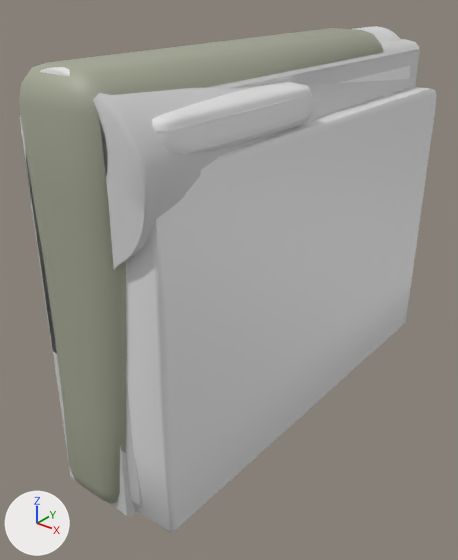
What one commit did to the glTF model models/sofas/sofa/components/armrestR.gltf.
Before and after are seen from a camera (50 mm lens) standing at (0.654, -0.745, 0.699) and looking at (0.055, 0.003, 0.234). The axes (+X, +Y, +Z) are drawn at lower left. The lights are the same throughout. Where no turn or scale is listed for an object, it has been applied to the vertices. Vertices at the same position are counted once.

Before the edit, the objects in view are built like this:
```python
me_a4holder = bpy.data.meshes.new('a4holder')
me_a4holder.from_pydata(...)  # 686 vertices, 1368 faces; spans x -0.113..0.113, y -0.164..0.164, z -0.081..0.066
me_a4holder.materials.append(mat_sofa_002)  # white #e7e7e7
me_armrest = bpy.data.meshes.new('Armrest')
me_armrest.from_pydata(...)  # 774 vertices, 1544 faces; spans x 0.0..0.152, y -0.311..0.448, z 0.0..0.589
me_armrest.materials.append(mat_sofa)  # white #e7e7e7
me_armrest_002 = bpy.data.meshes.new('Armrest.002')
me_armrest_002.from_pydata(...)  # 213 vertices, 422 faces; spans x 0.0..0.203, y 0.0..0.755, z 0.0..0.508
me_armrest_002.materials.append(mat_sofa_002)  # white #e7e7e7
me_armrest_003 = bpy.data.meshes.new('Armrest.003')
me_armrest_003.from_pydata(...)  # 168 vertices, 332 faces; spans x 0.0..0.154, y 0.0..0.657, z 0.0..0.61
me_armrest_003.materials.append(mat_sofa_003)  # grey #a5a894
me_lines = bpy.data.meshes.new('Lines')
me_lines.from_pydata(...)  # 880 vertices, 1752 faces; spans x 0.282..0.497, y -0.295..0.032, z 0.416..0.549
me_lines.materials.append(mat_lines)  # white #e7e7e7
ob_a4holder = bpy.data.objects.new('a4holder', me_a4holder)
ob_a4holder.location = (0.085, -0.132, 0.5)
ob_armrest = bpy.data.objects.new('Armrest', me_armrest)
ob_armrest.location = (0.0, 0.0, 0.0)
ob_armrest_002 = bpy.data.objects.new('Armrest.002', me_armrest_002)
ob_armrest_002.location = (-0.006, -0.31, 0.0)
ob_armrest_003 = bpy.data.objects.new('Armrest.003', me_armrest_003)
ob_armrest_003.location = (0.0, -0.333, 0.0)
ob_lines = bpy.data.objects.new('Lines', me_lines)
ob_lines.location = (-0.301, 0.0, 0.002)
# also in view: 'Armrest.004' at (0.076, 0.049, 0.417); 'Armrest.001' at (0.102, 0.065, 0.298)
```
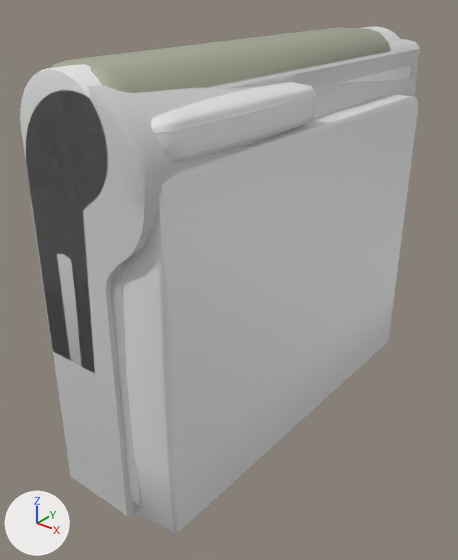
Boxes [x1, y1, x2, y2] around the edits, measured in the pictures (458 x 560 px; the box of a moved part takes in the faces that stretch with it):
'Armrest.002', reshaped, moved: before [126, 87, 436, 533]; after [122, 94, 418, 535]
'Armrest.003', moved: before [19, 28, 383, 504]; after [51, 27, 391, 93]
'a4holder', moved: before [152, 82, 314, 153]; after [151, 82, 317, 162]
'Lines', moved: before [155, 94, 312, 155]; after [153, 94, 316, 159]
part 1 of me_armrest_002, moved or reshaped: before [167, 87, 436, 525]; after [168, 94, 418, 527]
'Armrest.004', unchanged, uncovered by the edit: before [20, 26, 410, 352]; after [20, 26, 410, 374]

What the commit changed:
me_armrest_002 has 213 vertices, 422 faces and spans x 0.0..0.203, y 0.0..0.755, z 0.0..0.508.
me_armrest_002 is used by ob_armrest_002; location (-0.006, -0.31, 0.0).
me_armrest_002 part 1: all 105 vertices in x 0.0..0.203, y 0.732..0.755, z 0.0..0.507 are moved by (0.0, -0.096, 0.0).
Object 'Armrest.002' (ob_armrest_002) moves from (-0.006, -0.31, 0.0) to (0.0, -0.31, 0.0).
Object 'a4holder' (ob_a4holder) moves from (0.085, -0.132, 0.5) to (0.091, -0.132, 0.5).
Object 'Lines' (ob_lines) moves from (-0.301, 0.0, 0.002) to (-0.295, 0.0, 0.002).
Object 'Armrest.003' (ob_armrest_003) moves from (0.0, -0.333, 0.0) to (0.0, -0.305, 0.0).
